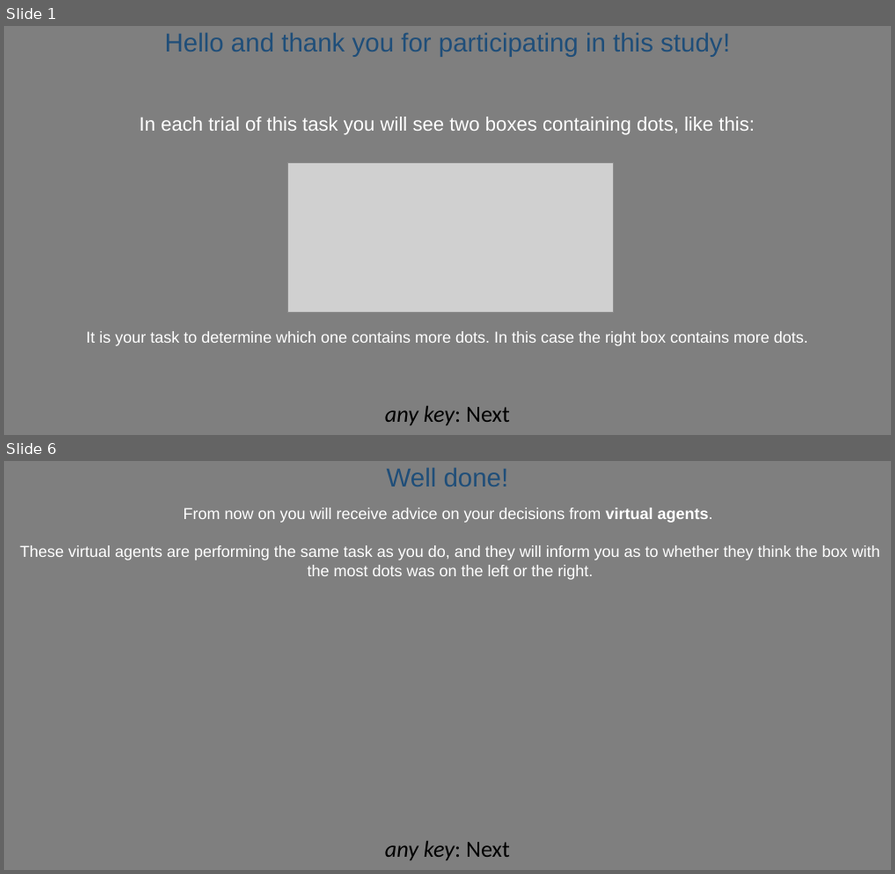
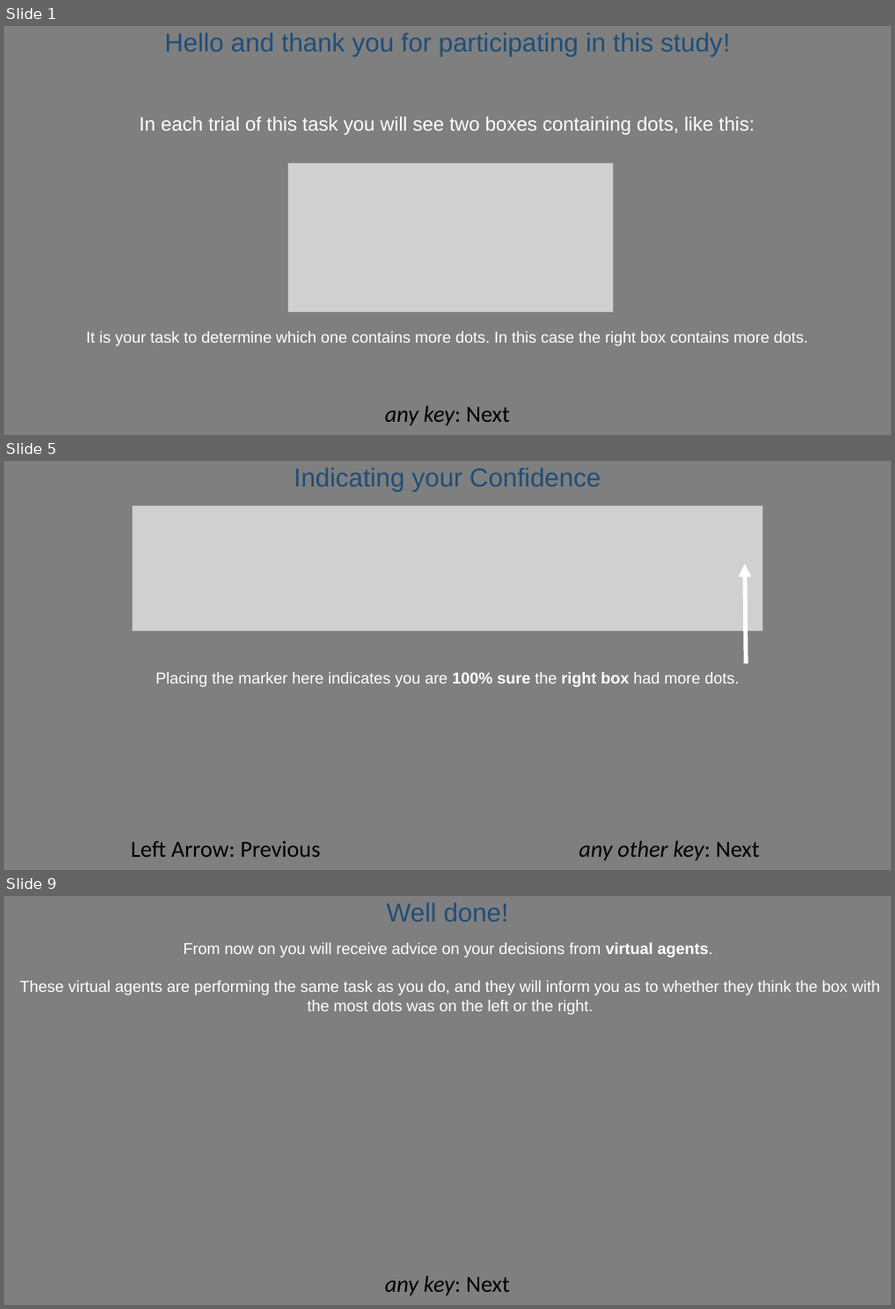
Before and after one commit to mjaquiery/nofeedback_trust, a slide deck: instructions/Instructions_AdvisorChoice_1300x600.pptx. Shown one above the other, each under a label of ours: slides 1 and 6 before the commit, slides 1, 5 and 9 after it; the slides between them are not shown. The pictures are 895x874 and 895x1309 pixels, drawn with LibreOffice and Linux fonts; fonts in the diff are those of the drawing; grey boxes stand for pictures. Boxes give left, top, right and bottom in pixels: in the first picture for what was removed or moved away, otherwise in the second. Text is boxed around its words. In the diff, an @@ line names an element or a change of style, - is before the commit and + after.

Commit message:
Instruction update
* updated how instructions are loaded
* updated instruction text to clarify use of confidence scale

```diff
--- a/instructions/Instructions_AdvisorChoice_1300x600.pptx
+++ b/instructions/Instructions_AdvisorChoice_1300x600.pptx
@@ slide 5 added at (4,461,891,870), background #7F7F7F @@
@@ text added at (294,468,601,492), 36 pt, text #1F4E79 @@
+Indicating your Confidence
@@ picture added at (132,506,763,631) @@
@@ arrow added from (746, 663) to (745, 564), #FFFFFF 6 pt @@
@@ text added at (155,672,739,687), 22 pt, text #FFFFFF @@
+Placing the marker here indicates you are 100% sure the right box had more dots.
@@ table added at (4,830,890,868), 1 rows, 2 columns @@
+Left Arrow: Previous | any other key: Next
@@ what was slide 6 is now slide 9 @@
```
Also in this commit, not shown: 5 slides changed, 2 other slides added, 33 other files.
